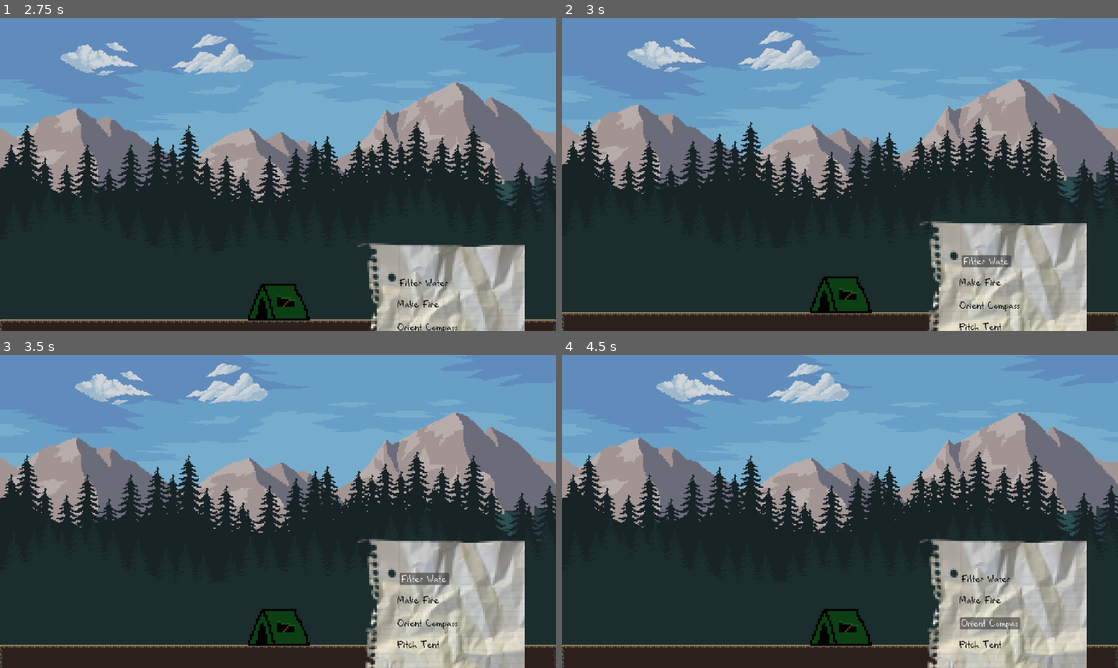
Above: before the commit, frames 1-4 (two rows, left to right).
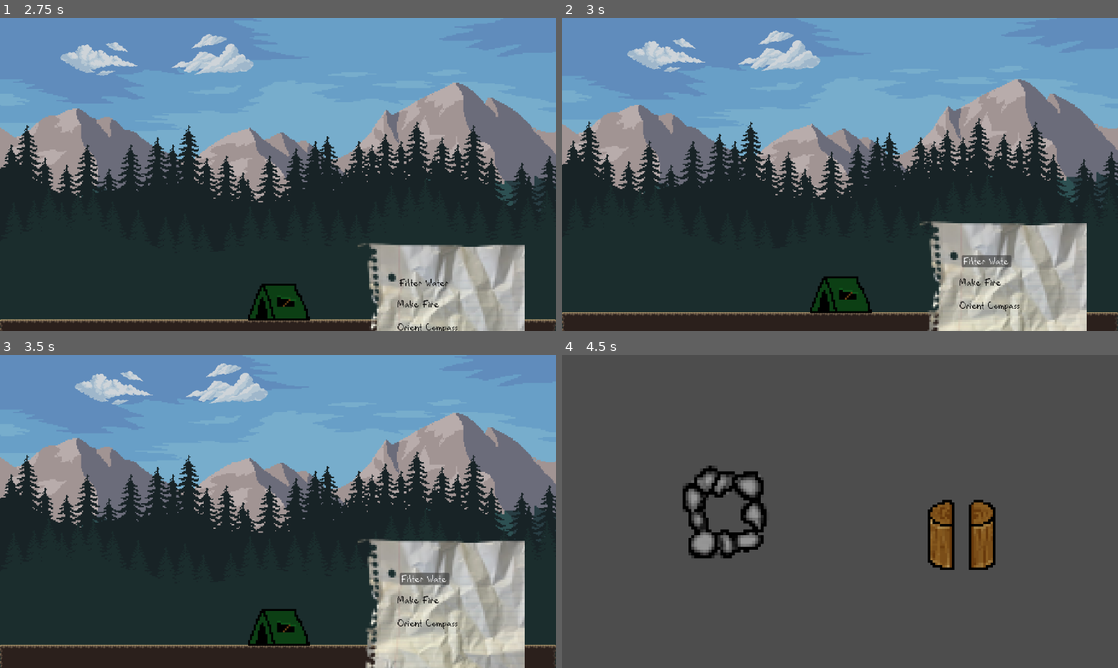
Above: after the commit, the same moments.

Repository: BenjaminWootten/Henhacks-2024
Game: Godot game, scene res://assets/UI/MainMenu.tscn
The game is run twice, just before and just after one commit, with the same random seed, the same clock (stepped at 60 frames per second) and the same inputs.
Inputs (mouse positions are in pixels of both pictures, inside the frame that each line leads up to):
- Up to frame 1 (2.75 s): click "Start" at 0.5 s; move the mouse to (400, 158) at 1.27 s; press the mouse at (400, 158) at 1.28 s; hold Right (right) 1.28-2 s; release the mouse at (400, 158) at 2 s; drag from (166, 190) to (250, 237) at 2.02 s
- Up to frame 2 (3 s): click "Filter Water" at 2.75 s
- Up to frame 3 (3.5 s): no input
- Up to frame 4 (4.5 s): click "Make Fire" at 3.5 s; click (990, 624) at 4.25 s, where only the run before the commit has a clickable "Orient Compass"

Frame 1 is identical in both runs. In frame 2, less than 0.1% of the frame differs, in the area x 71-79%, y 97-100%; in frame 3, less than 0.1%; in frame 4, 99%, in the area x 0-100%, y 0-100%.

Commit message:
added fire files

Diff:
--- /dev/null
+++ b/assets/UI/FireButton.gd
@@ -0,0 +1,16 @@
+extends Button
+
+
+# Called when the node enters the scene tree for the first time.
+func _ready():
+	pass # Replace with function body.
+
+
+# Called every frame. 'delta' is the elapsed time since the previous frame.
+func _process(delta):
+	pass
+
+
+func _on_pressed():
+	get_tree().change_scene_to_file("res://minigames/FireGame.tscn")
+	pass # Replace with function body.
--- a/assets/UI/LevelSelect.tscn
+++ b/assets/UI/LevelSelect.tscn
@@ -1,9 +1,10 @@
-[gd_scene load_steps=8 format=3 uid="uid://6idr7pifkhno"]
+[gd_scene load_steps=9 format=3 uid="uid://6idr7pifkhno"]
 
 [ext_resource type="Texture2D" uid="uid://v3535ehhmcla" path="res://assets/tiles/Untitled.png" id="1_lmxsb"]
 [ext_resource type="Texture2D" uid="uid://bpxo6ivcc1h8v" path="res://assets/campsite/tent_dark.png" id="2_oxg0d"]
 [ext_resource type="Texture2D" uid="uid://m8atkcui0vp1" path="res://assets/UI/notepad.png" id="3_25rel"]
 [ext_resource type="FontFile" uid="uid://dkh5qd2vbmivp" path="res://assets/UI/Notepen.ttf" id="4_srkwc"]
+[ext_resource type="Script" path="res://assets/UI/FireButton.gd" id="5_0ipbf"]
 
 [sub_resource type="TileSetAtlasSource" id="TileSetAtlasSource_o8erh"]
 texture = ExtResource("1_lmxsb")
@@ -25,14 +26,13 @@
 
 [sub_resource type="StyleBoxEmpty" id="StyleBoxEmpty_ebknh"]
 
-[node name="Control" type="Control"]
+[node name="Control2" type="Control"]
 layout_mode = 3
 anchors_preset = 15
 anchor_right = 1.0
 anchor_bottom = 1.0
 grow_horizontal = 2
 grow_vertical = 2
-mouse_filter = 2
 
 [node name="TileMap" type="TileMap" parent="."]
 tile_set = SubResource("TileSet_wu8nh")
@@ -74,7 +74,7 @@
 theme_override_styles/focus = SubResource("StyleBoxEmpty_ebknh")
 text = "Filter Water"
 
-[node name="Button2" type="Button" parent="Notepad"]
+[node name="FireButton" type="Button" parent="Notepad"]
 offset_left = -122.5
 offset_top = -131.25
 offset_right = 5.50002
@@ -98,6 +98,7 @@
 theme_override_styles/disabled = SubResource("StyleBoxEmpty_ebknh")
 theme_override_styles/focus = SubResource("StyleBoxEmpty_ebknh")
 text = "Make Fire"
+script = ExtResource("5_0ipbf")
 
 [node name="Button3" type="Button" parent="Notepad"]
 offset_left = -112.5
@@ -124,28 +125,4 @@
 theme_override_styles/focus = SubResource("StyleBoxEmpty_ebknh")
 text = "Orient Compass"
 
-[node name="Button4" type="Button" parent="Notepad"]
-offset_left = -112.0
-offset_top = -16.0
-offset_right = 4.0
-offset_bottom = 15.0
-theme_override_colors/font_color = Color(0, 0, 0, 1)
-theme_override_colors/font_pressed_color = Color(0, 0, 0, 1)
-theme_override_colors/font_focus_color = Color(0, 0, 0, 1)
-theme_override_colors/font_hover_pressed_color = Color(0, 0, 0, 1)
-theme_override_colors/font_disabled_color = Color(0, 0, 0, 1)
-theme_override_colors/font_outline_color = Color(0, 0, 0, 1)
-theme_override_colors/icon_normal_color = Color(0, 0, 0, 1)
-theme_override_colors/icon_pressed_color = Color(0, 0, 0, 1)
-theme_override_colors/icon_hover_color = Color(0, 0, 0, 1)
-theme_override_colors/icon_hover_pressed_color = Color(0, 0, 0, 1)
-theme_override_colors/icon_focus_color = Color(0, 0, 0, 1)
-theme_override_colors/icon_disabled_color = Color(0, 0, 0, 1)
-theme_override_fonts/font = ExtResource("4_srkwc")
-theme_override_font_sizes/font_size = 30
-theme_override_styles/normal = SubResource("StyleBoxEmpty_ebknh")
-theme_override_styles/pressed = SubResource("StyleBoxEmpty_ebknh")
-theme_override_styles/disabled = SubResource("StyleBoxEmpty_ebknh")
-theme_override_styles/focus = SubResource("StyleBoxEmpty_ebknh")
-text = "Pitch Tent"
-alignment = 0
+[connection signal="pressed" from="Notepad/FireButton" to="Notepad/FireButton" method="_on_pressed"]
--- /dev/null
+++ b/minigames/FireGame.tscn
@@ -0,0 +1,60 @@
+[gd_scene load_steps=10 format=3 uid="uid://b5r7ufy0ayvwq"]
+
+[ext_resource type="PackedScene" uid="uid://dyo1photquadc" path="res://utility/draggable_object.tscn" id="1_ppbyw"]
+[ext_resource type="Texture2D" uid="uid://btdy65i03mlpc" path="res://assets/minigames/fire/fuel.png" id="2_ojy2e"]
+[ext_resource type="Texture2D" uid="uid://d2086s0g85d0s" path="res://assets/minigames/fire/rockring.png" id="3_tmekh"]
+[ext_resource type="Texture2D" uid="uid://b434tjjb2jnwa" path="res://assets/minigames/fire/rock1.png" id="4_6a56n"]
+[ext_resource type="Texture2D" uid="uid://bl0uvuxsft1i4" path="res://assets/minigames/fire/rock2.png" id="5_k12cm"]
+[ext_resource type="Texture2D" uid="uid://dsat7xljll0oj" path="res://assets/minigames/fire/rock3.png" id="6_ucbqs"]
+
+[sub_resource type="RectangleShape2D" id="RectangleShape2D_0i7w0"]
+size = Vector2(140, 145)
+
+[sub_resource type="SpriteFrames" id="SpriteFrames_82cm6"]
+animations = [{
+"frames": [{
+"duration": 1.0,
+"texture": ExtResource("3_tmekh")
+}, {
+"duration": 1.0,
+"texture": ExtResource("4_6a56n")
+}, {
+"duration": 1.0,
+"texture": ExtResource("5_k12cm")
+}, {
+"duration": 1.0,
+"texture": ExtResource("6_ucbqs")
+}],
+"loop": true,
+"name": &"default",
+"speed": 5.0
+}]
+
+[sub_resource type="CircleShape2D" id="CircleShape2D_scexj"]
+radius = 91.1373
+
+[node name="Node2D" type="Node2D"]
+
+[node name="draggable_object" parent="." instance=ExtResource("1_ppbyw")]
+position = Vector2(6, 0)
+
+[node name="Sprite2D" type="Sprite2D" parent="draggable_object"]
+position = Vector2(822, 370)
+scale = Vector2(5, 5)
+texture = ExtResource("2_ojy2e")
+
+[node name="CollisionShape2D" type="CollisionShape2D" parent="draggable_object"]
+position = Vector2(822, 372.5)
+shape = SubResource("RectangleShape2D_0i7w0")
+
+[node name="StaticBody2D" type="StaticBody2D" parent="."]
+position = Vector2(23, 31)
+
+[node name="AnimatedSprite2D" type="AnimatedSprite2D" parent="StaticBody2D"]
+position = Vector2(311, 294)
+scale = Vector2(6, 6)
+sprite_frames = SubResource("SpriteFrames_82cm6")
+
+[node name="CollisionShape2D" type="CollisionShape2D" parent="StaticBody2D"]
+position = Vector2(314, 298)
+shape = SubResource("CircleShape2D_scexj")
Binary file added: assets/minigames/fire/fuel.png
Not shown, added: assets/minigames/fire/fuel.png.import
Binary file added: assets/minigames/fire/kindling.png
Not shown, added: assets/minigames/fire/kindling.png.import
Binary file added: assets/minigames/fire/rock1.png
Not shown, added: assets/minigames/fire/rock1.png.import
Binary file added: assets/minigames/fire/rock2.png
Not shown, added: assets/minigames/fire/rock2.png.import
Binary file added: assets/minigames/fire/rock3.png
Not shown, added: assets/minigames/fire/rock3.png.import
Binary file added: assets/minigames/fire/rockring.png
Not shown, added: assets/minigames/fire/rockring.png.import
(and 2 more such lines)
